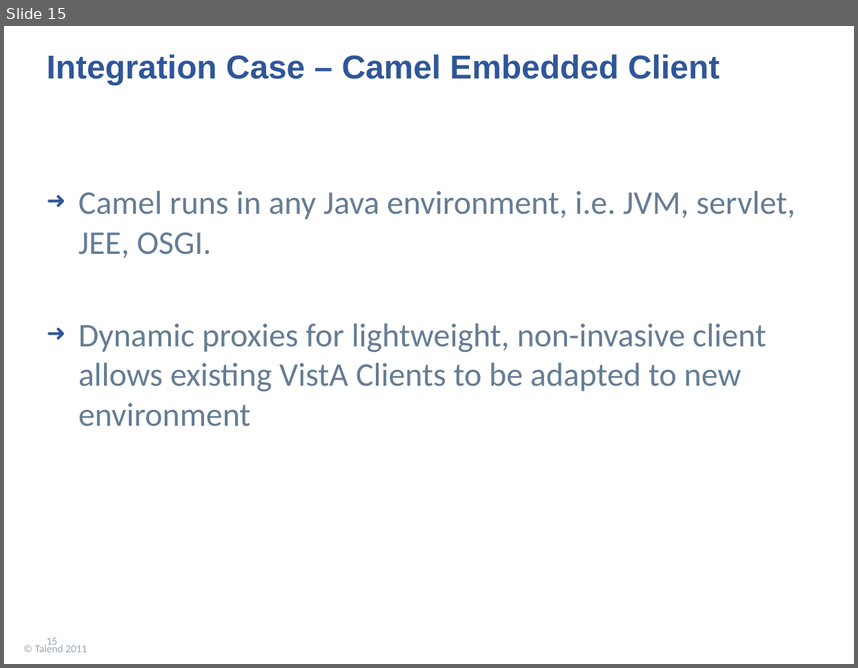
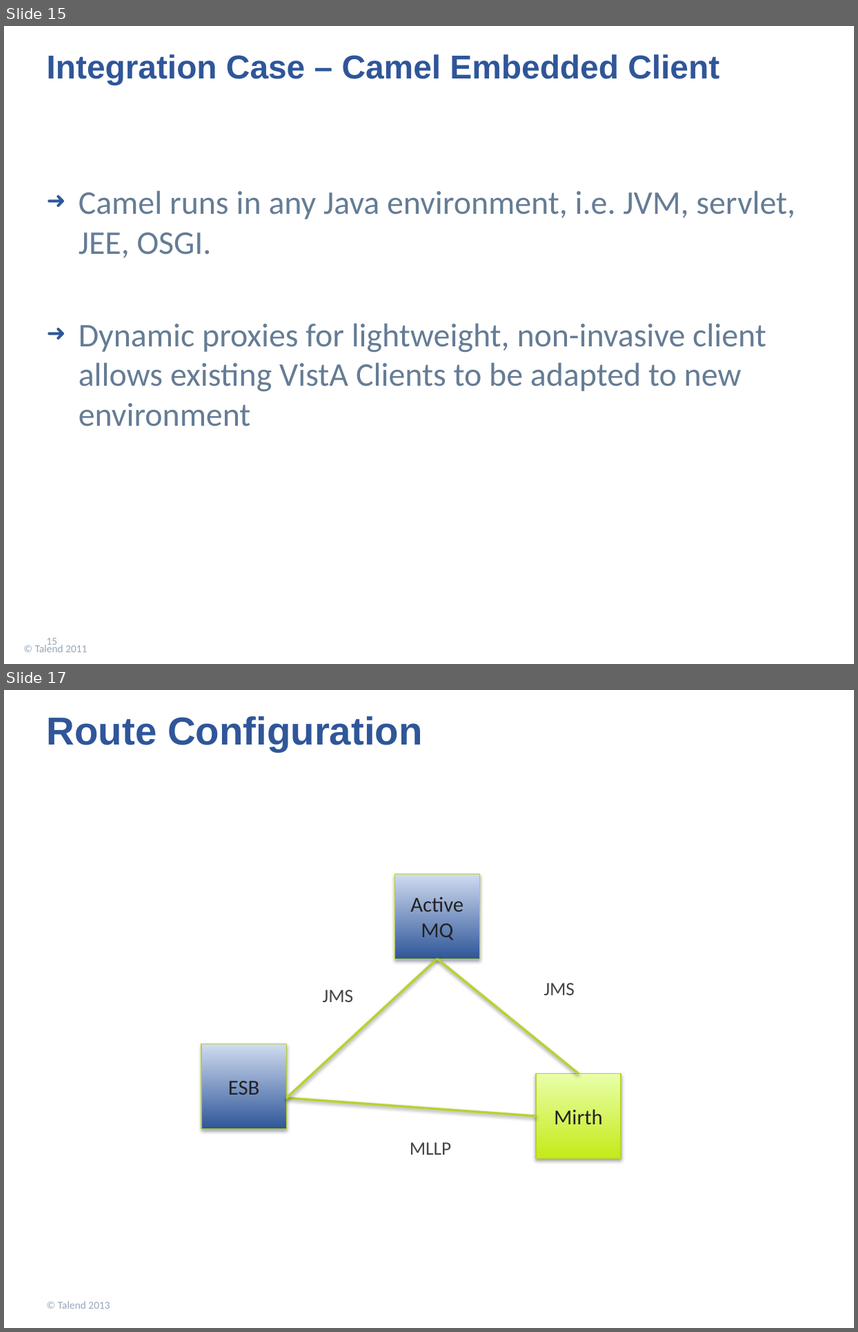
Before and after one commit to openmash/openmash, a slide deck: om_02_OpenMash VistA Integration Cases.pptx. Shown one above the other, each under a label of ours: slide 15 before the commit, slides 15 and 17 after it; the slides between them are not shown. The pictures are 858x668 and 858x1332 pixels, drawn with LibreOffice and Linux fonts; fonts in the diff are those of the drawing; background and template pictures are left out. Boxes give left, top, right and bottom in pixels: in the first picture for what was removed or moved away, otherwise in the second. Text is boxed around its words. In the diff, an @@ line names an element or a change of style, - is before the commit and + after.

```diff
--- a/om_02_OpenMash VistA Integration Cases.pptx
+++ b/om_02_OpenMash VistA Integration Cases.pptx
@@ slide 17 added at (4, 690, 854, 1328), background picture (left out) @@
@@ title added at (47, 716, 423, 751), 33 pt, text #2F5699, bold @@
+Route Configuration
@@ rectangle added at (395, 874, 480, 958), fill gradient #2F5699 to #D0DCF0, outline #B5D22B 0.75 pt, 18 pt, text #222223 @@
+ActiveMQ
@@ line added from (286, 1098) to (437, 958), #B6D330 2 pt @@
@@ line added from (579, 1074) to (437, 958), #B6D330 2 pt @@
@@ text added at (323, 989, 354, 1002), 16 pt, text #444446 @@
+JMS
@@ text added at (544, 983, 575, 995), 16 pt, text #444446 @@
+JMS
@@ rectangle added at (201, 1044, 286, 1129), fill gradient #2F5699 to #D0DCF0, outline #B5D22B 0.75 pt, 18 pt, text #222223 @@
+ESB
@@ rectangle added at (536, 1074, 621, 1159), fill gradient #C6EB18 to #E8FFAA, outline #B5D22B 0.75 pt, 18 pt, text #222223 @@
+Mirth
@@ line added from (286, 1098) to (536, 1116), #B6D330 2 pt @@
@@ text added at (410, 1142, 451, 1154), 16 pt, text #444446 @@
+MLLP
@@ text added at (58, 1301, 110, 1308), 9 pt, text #96A6B8 @@
+© Talend 2013
```
Also in this commit, not shown: 6 other slides added, 2 other files.
